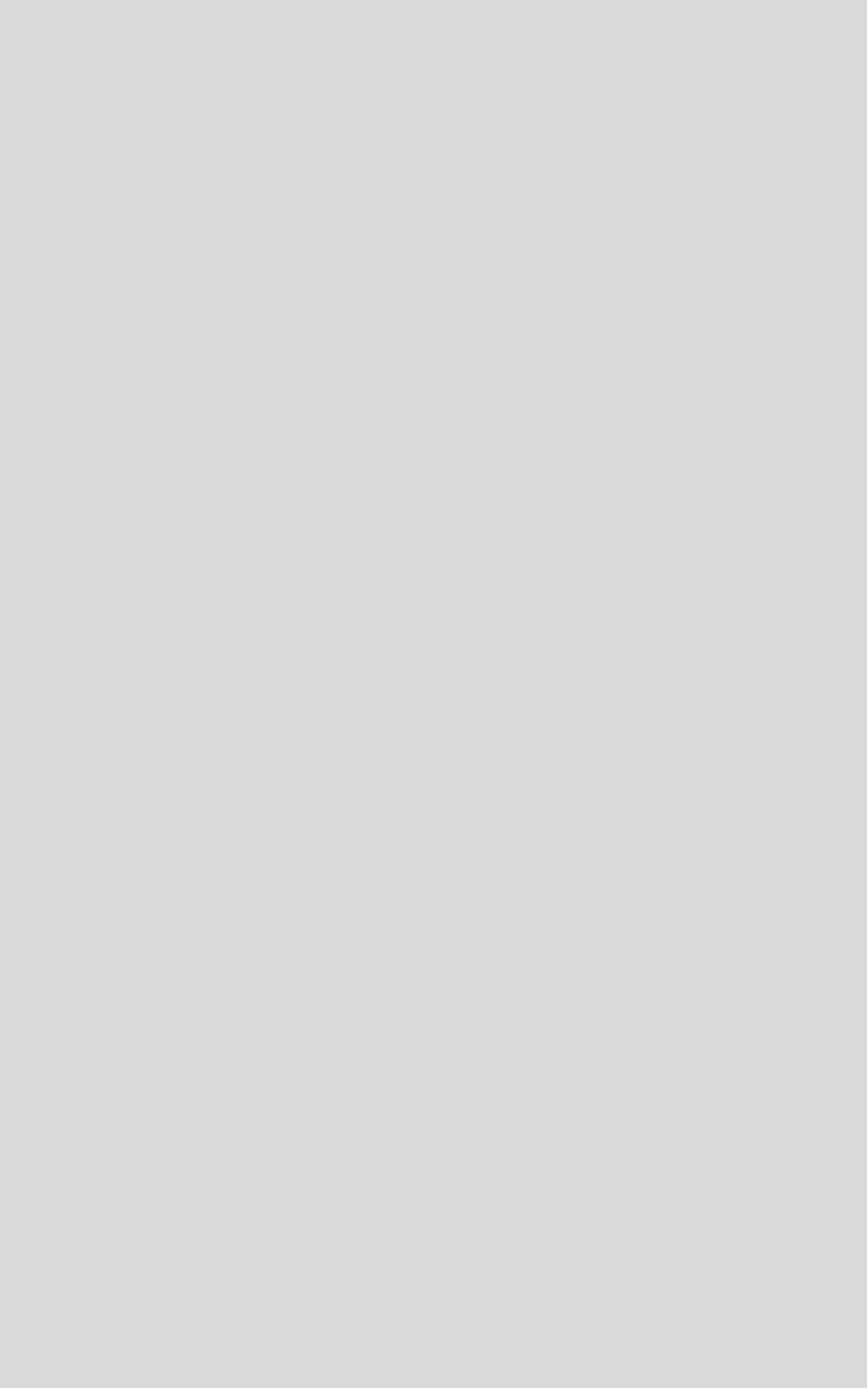
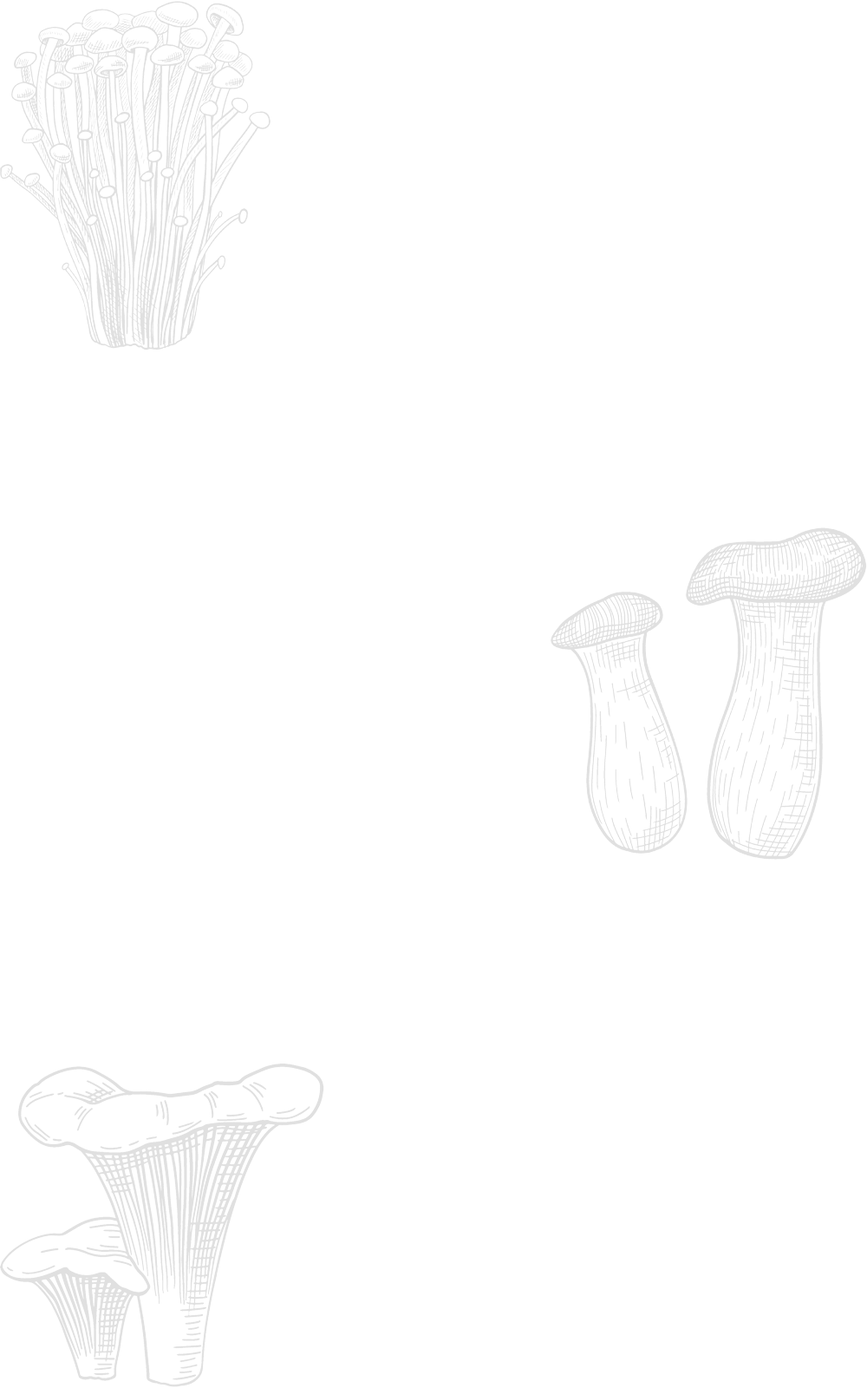
Before/after of a 867 x 1388 layered artwork. What changed in the layer stack:
"images": opacity 0% → 12% over [0, 0, 867, 1387]
hid "bg" over [0, 0, 867, 1388]
